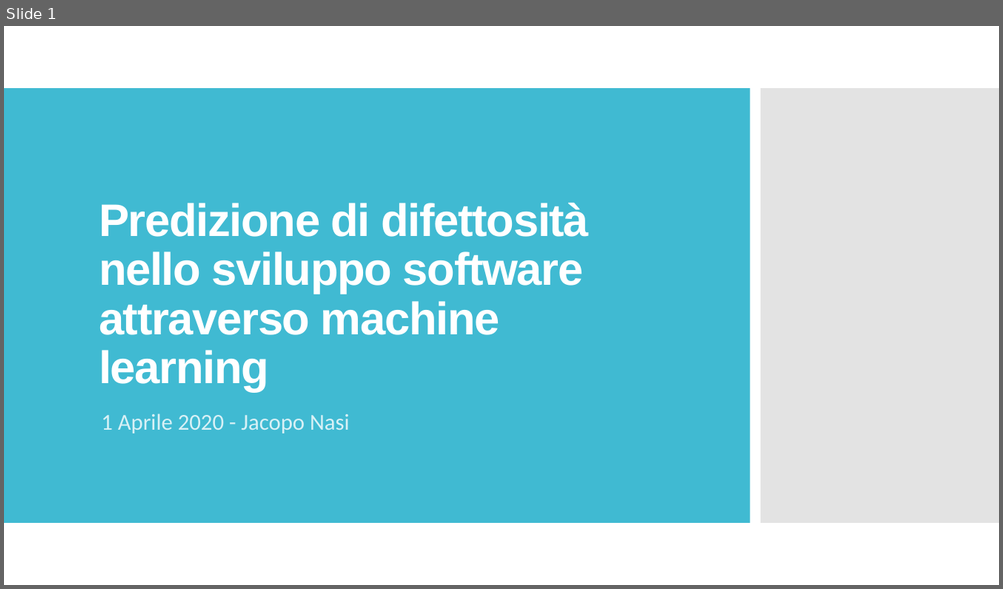
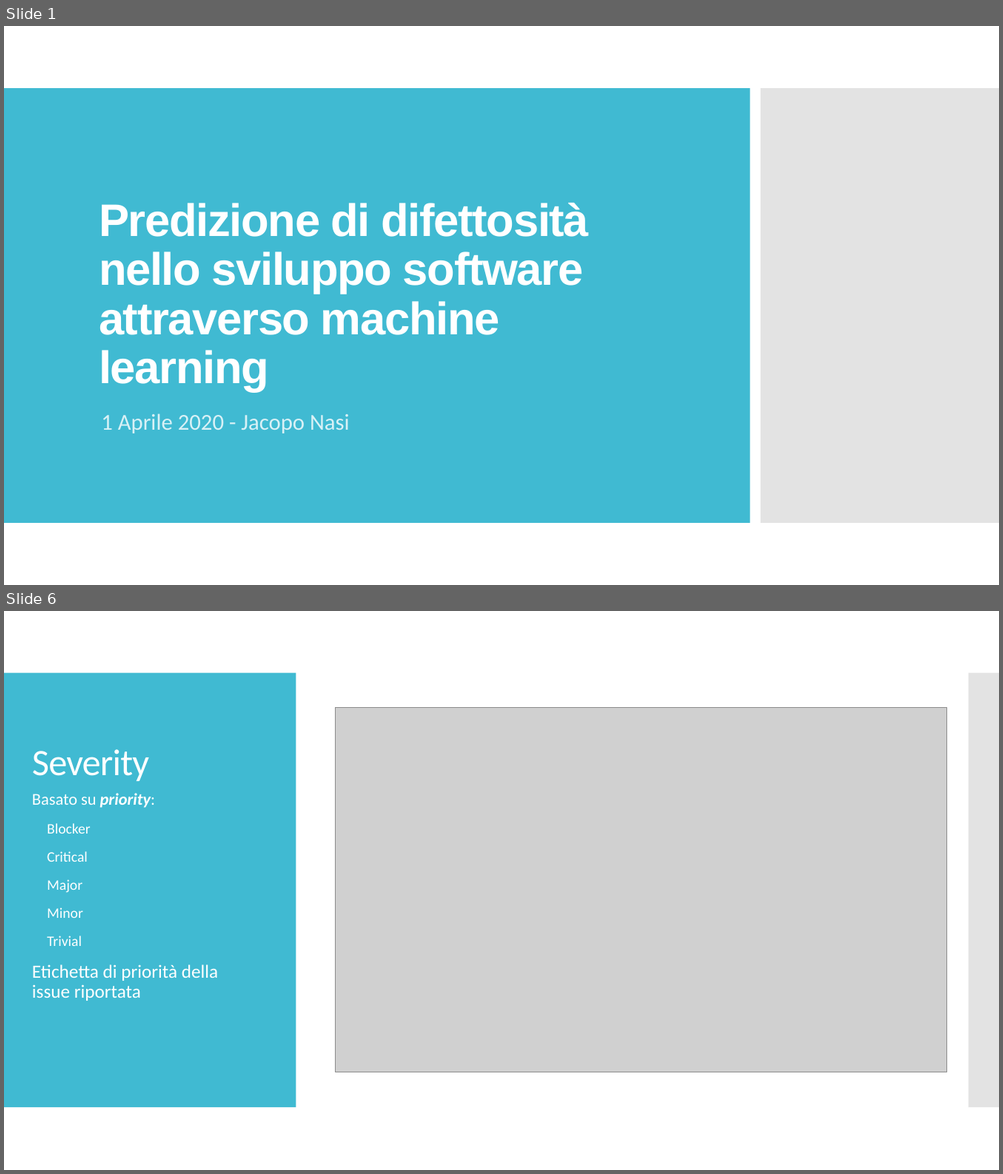
Before and after one commit to Jacopx/Thesis, a slide deck: Presentazione/Presentazione.pptx. Shown one above the other, each under a label of ours: slide 1 before the commit, slides 1 and 6 after it; the slides between them are not shown. The pictures are 1003x589 and 1003x1174 pixels, drawn with LibreOffice and Linux fonts; fonts in the diff are those of the drawing; grey boxes stand for pictures. Boxes give left, top, right and bottom in pixels: in the first picture for what was removed or moved away, otherwise in the second. Text is boxed around its words. In the diff, an @@ line names an element or a change of style, - is before the commit and + after.

```diff
--- a/Presentazione/Presentazione.pptx
+++ b/Presentazione/Presentazione.pptx
@@ slide 6 added at [4,611,999,1170], background #FFFFFF @@
@@ rectangle added at [4,611,999,1170], fill #FFFFFF @@
@@ rectangle added at [4,673,285,1108], fill #40BAD2 @@
@@ rectangle added at [4,673,296,1108], fill #40BAD2 @@
@@ rectangle added at [968,673,999,1108], fill #C8C8C8 at 50% opacity @@
@@ rectangle added at [968,673,999,1108], fill #C8C8C8 at 50% opacity @@
@@ picture added at [336,707,946,1073] @@
@@ title added at [32,749,149,781], 36 pt, text #FFFFFF @@
+Severity
@@ text added at [32,793,218,1001], 18 pt, text #FFFFFF @@
+Basato su priority:
+• Blocker
+• Critical
+• Major
+• Minor
+• Trivial
+Etichetta di priorità della issue riportata
```
Also in this commit, not shown: 5 other slides added.
